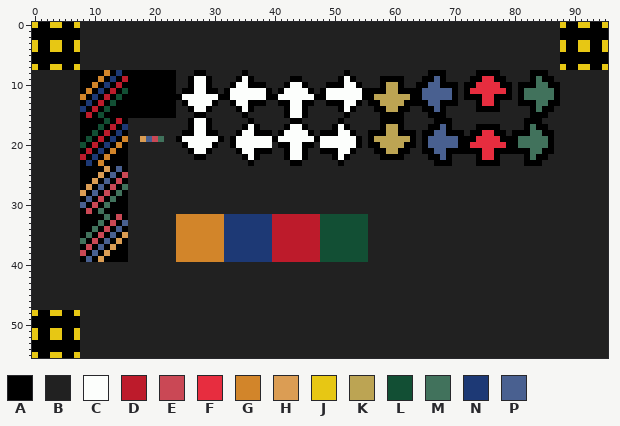
Two versions of one sprite sheet, UAM/IMG/sprite_tiles.png. This is how it looked before the edit.
The file is 96x56 pixels.
Palette (. is transparent): A #000000  B #212121  C #fcfefc  D #bd1b2b  E #ca4855  F #e72d3f  G #d2852a  H #db9d54  J #e7c714  K #bca453  L #124f34  M #41725c  N #1d3975  P #496090
Pixels before (only the part around the change), first column x 41:
 0 BBBBBBBBBBBBBBBBBBB
 1 BBBBBBBBBBBBBBBBBBB
 2 BBBBBBBBBBBBBBBBBBB
 3 BBBBBBBBBBBBBBBBBBB
 4 BBBBBBBBBBBBBBBBBBB
 5 BBBBBBBBBBBBBBBBBBB
 6 BBBBBBBBBBBBBBBBBBB
 7 BBBBBBBBBBBBBBBBBBB
 8 BBBBBBBBBBBABBBBBBB
 9 BBAABBBBBBACABBBBAA
10 BACCABBBAAACCABBBAK
11 ACCCCABACCCCCCAAAAK
12 CCCCCCAACCCCCCAAKKK
13 AACCAABBAAACCABAAKK
14 BACCABBBBBACABBBAAK
15 BACCABBBBBBABBBBBAA
16 BBAABBBBBBABBBBBBAA
17 BACCABBBBACABBBBBAK
18 ACCCCABAAACCABBAAAK
19 CCCCCCACCCCCCABAKKK
20 AACCAABCCCCCCABAAKK
21 BACCABBAAACCABBBAAK
22 BACCABBBBACABBBBBAA
23 BBAABBBBBBABBBBBBBB
24 BBBBBBBBBBBBBBBBBBB
25 BBBBBBBBBBBBBBBBBBB
26 BBBBBBBBBBBBBBBBBBB
27 BBBBBBBBBBBBBBBBBBB
28 BBBBBBBBBBBBBBBBBBB
29 BBBBBBBBBBBBBBBBBBB
30 BBBBBBBBBBBBBBBBBBB
31 BBBBBBBBBBBBBBBBBBB
32 DDDDDDDLLLLLLLLBBBB
33 DDDDDDDLLLLLLLLBBBB
34 DDDDDDDLLLLLLLLBBBB
35 DDDDDDDLLLLLLLLBBBB
And afterwards:
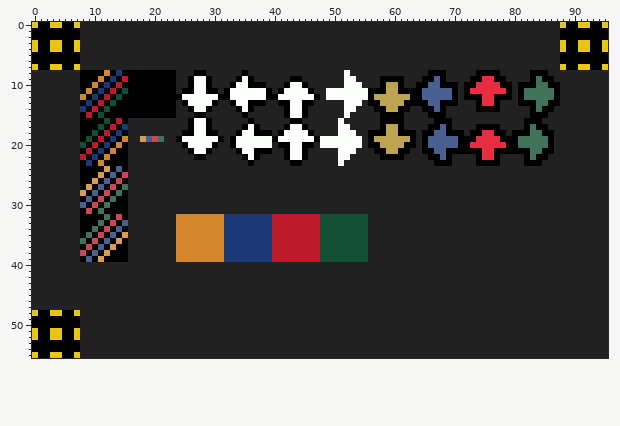
What changed:
Colour A becomes colour B in row 9 at x 51; in row 10 at x 49 to 51; in rows 11 to 12 at x 48; in row 13 at x 49 to 51; in row 14 at x 51; in row 17 at x 50.
Colour A becomes colour B in row 18 at x 48 to 50; in row 21 at x 48 to 50; in row 22 at x 50.
Colour A becomes colour C in row 8 at x 52; in row 9 at x 53; in row 10 at x 54; in rows 11 to 12 at x 55; in row 13 at x 54; in row 14 at x 53.
Colour A becomes colour C in row 15 at x 52; in row 16 at x 51; in row 17 at x 52; in row 18 at x 53; in rows 19 to 20 at x 54; in row 21 at x 53.
Colour A becomes colour C in row 22 at x 52; in row 23 at x 51.
